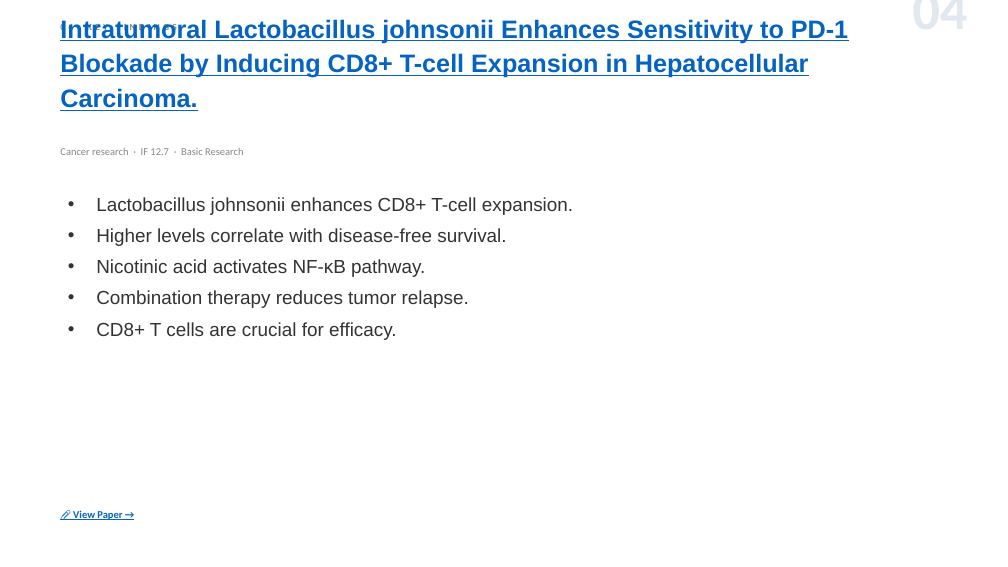
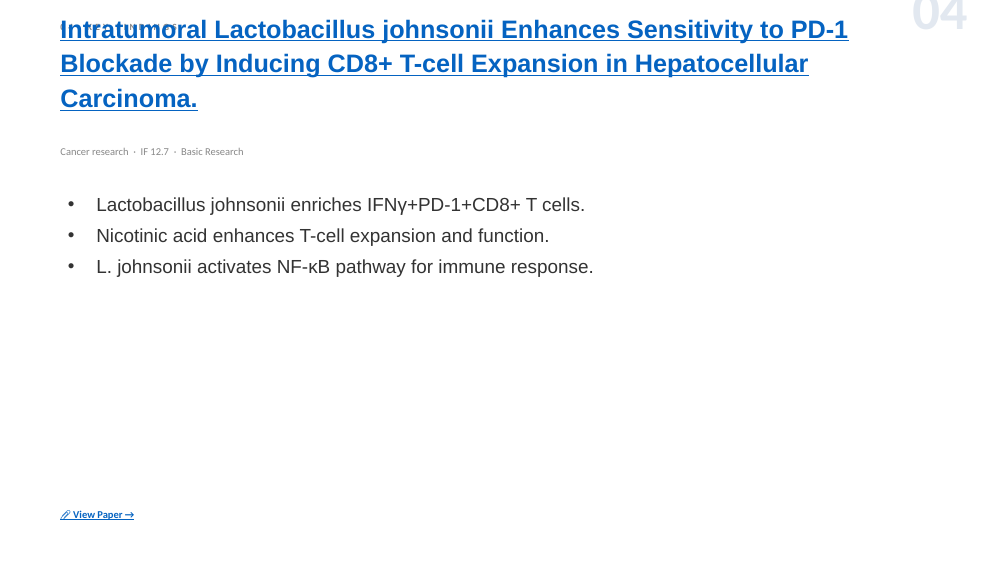
Before and after one commit to jejenhu-maker/hcc-weekly-digest, a slide deck: slide 6 of docs/digest-en.pptx. Drawn at 1008x567 pixels with LibreOffice and Linux fonts; fonts in the diff are those of the drawing. Boxes give left, top, right and bottom in pixels: in the first picture for what was removed or moved away, otherwise in the second. Text is boxed around its words. In the diff, an @@ line names an element or a change of style, - is before the commit and + after.

```diff
--- a/docs/digest-en.pptx
+++ b/docs/digest-en.pptx
@@ text at bbox=[96, 197, 594, 277]: text changed @@
-• Lactobacillus johnsonii enhances CD8+ T-cell expansion.
-• Higher levels correlate with disease-free survival.
-• Nicotinic acid activates NF-κB pathway.
-• Combination therapy reduces tumor relapse.
-• CD8+ T cells are crucial for efficacy.
+• Lactobacillus johnsonii enriches IFNγ+PD-1+CD8+ T cells.
+• Nicotinic acid enhances T-cell expansion and function.
+• L. johnsonii activates NF-κB pathway for immune response.
```
Also in this commit, not shown: 11 other slides changed, 3 other files.
